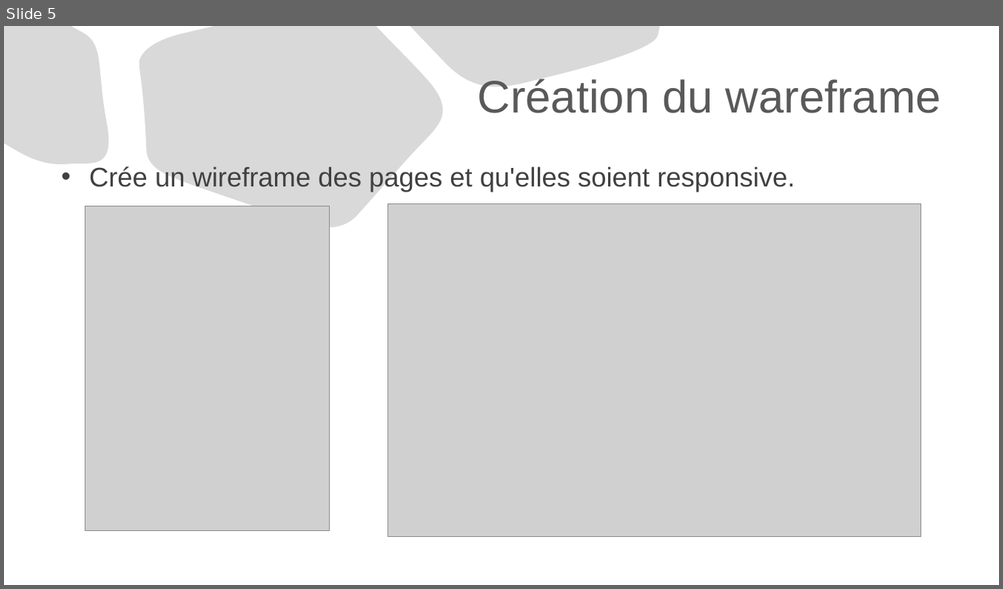
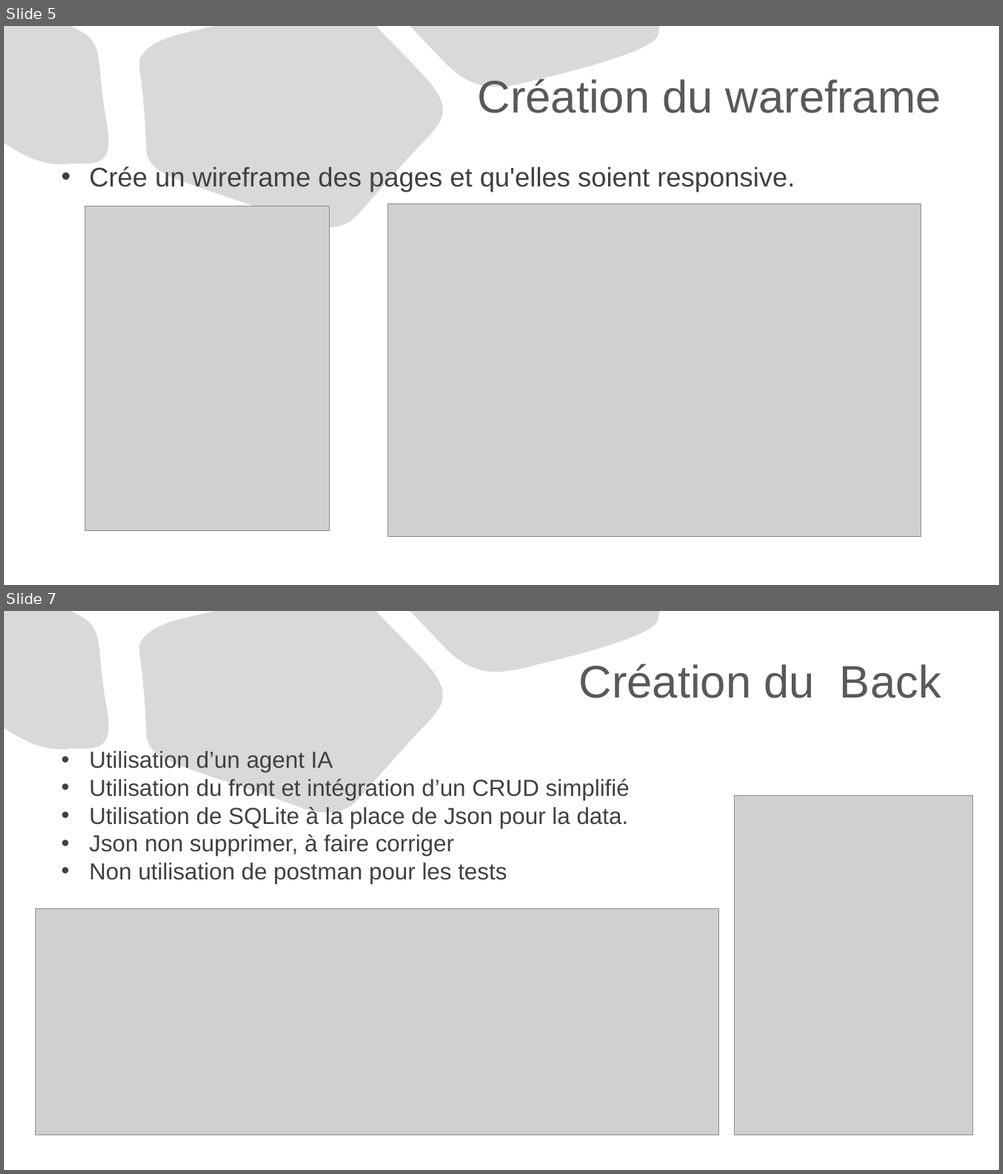
Before and after one commit to rahinsoo/Projet-Gestion-temps, a slide deck: CDC-DOC/2025-12-3_TP_IA.pptx. Shown one above the other, each under a label of ours: slide 5 before the commit, slides 5 and 7 after it; the slides between them are not shown. The pictures are 1003x589 and 1003x1174 pixels, drawn with LibreOffice and Linux fonts; fonts in the diff are those of the drawing; grey boxes stand for pictures. Boxes give left, top, right and bottom in pixels: in the first picture for what was removed or moved away, otherwise in the second. Text is boxed around its words. In the diff, an @@ line names an element or a change of style, - is before the commit and + after.

```diff
--- a/CDC-DOC/2025-12-3_TP_IA.pptx
+++ b/CDC-DOC/2025-12-3_TP_IA.pptx
@@ slide 7 added at [4, 611, 999, 1170], background #FFFFFF; not listed: 3 template elements that a slide beside it also shows @@
@@ title added at [579, 664, 941, 698], 44 pt, text #595959 @@
+Création du Back
@@ text added at [89, 751, 629, 884], 22.4 pt, text #404040 @@
+• Utilisation d’un agent IA
+• Utilisation du front et intégration d’un CRUD simplifié
+• Utilisation de SQLite à la place de Json pour la data.
+• Json non supprimer, à faire corriger
+• Non utilisation de postman pour les tests
@@ picture added at [734, 795, 973, 1136] @@
@@ picture added at [35, 908, 719, 1136] @@
```
Also in this commit, not shown: 1 slide changed, 1 other file.
